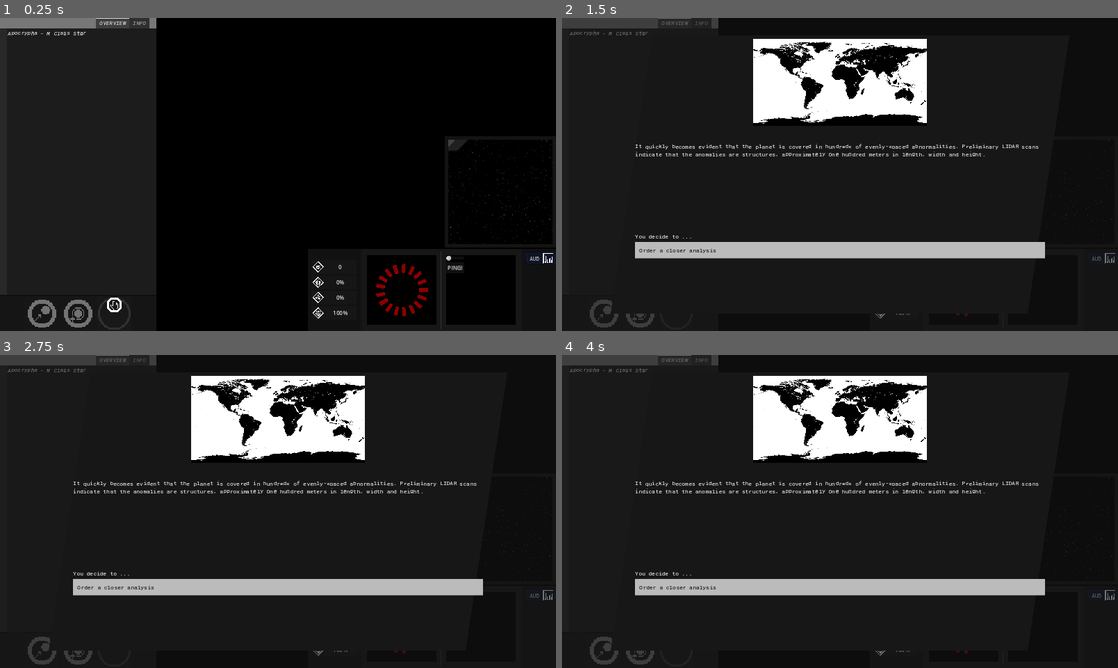
Above: before the commit, frames 1-4 (two rows, left to right).
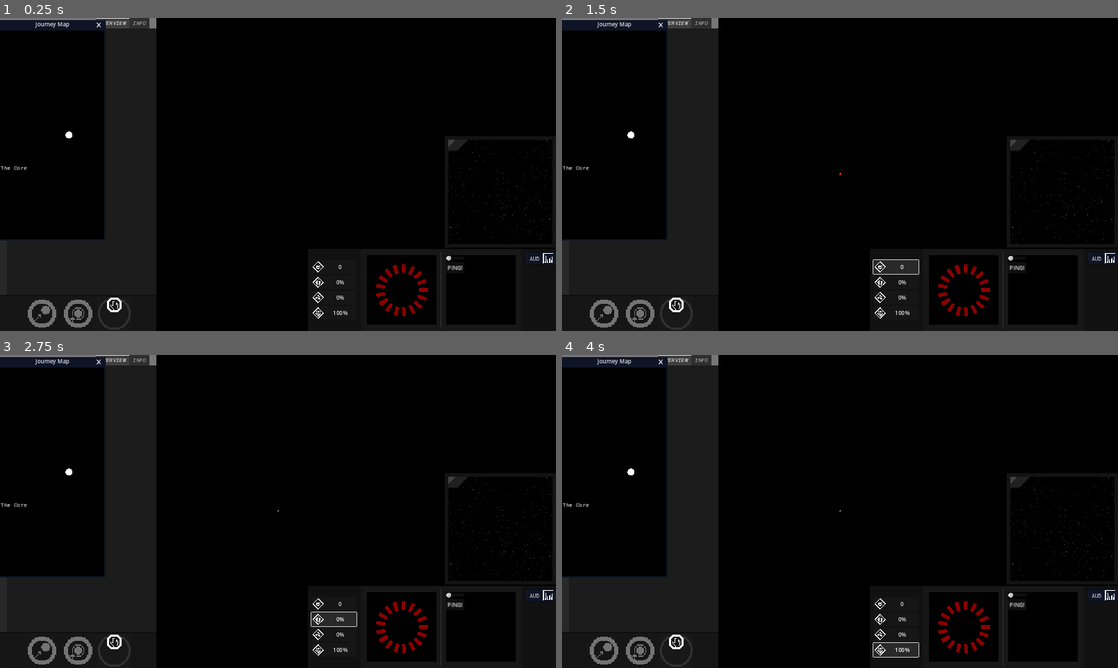
Above: after the commit, the same moments.

Repository: KermitGodFrog/Stellar-Cartography
Game: Godot game, scene res://Scenes/Game Master/gameMaster.tscn
The game is run twice, just before and just after one commit, with the same random seed, the same clock (stepped at 60 frames per second) and the same inputs. Sound files missing from this copy of the repository are replaced by a short silence.
Inputs (mouse positions are in pixels of both pictures, inside the frame that each line leads up to):
- Up to frame 1 (0.25 s): no input
- Up to frame 2 (1.5 s): click (678, 312) at 0.5 s; click (895, 268) at 1.25 s, where only the run after the commit has a clickable "0"
- Up to frame 3 (2.75 s): click (333, 617) at 2 s, where only the run after the commit has a clickable "0%"
- Up to frame 4 (4 s): click (895, 633) at 2.75 s, where only the run after the commit has a clickable "0%"; click (895, 649) at 3.5 s, where only the run after the commit has a clickable "100%"

The runs differ from the first frame. In frame 1, 13% of the frame differs, in the area x 0-19%, y 0-72%; in frame 2, 22%; in frame 3, 22%; in frame 4, 22%, in the area x 0-100%, y 0-99%.

Commit message:
Early Journey Map implementation - no way to open/close it currently.

Diff:
--- a/Scenes/Game/game.gd
+++ b/Scenes/Game/game.gd
@@ -9,6 +9,7 @@
 @onready var audio_visualizer = $audio_visualizer_window/audio_control
 @onready var station_ui = $station_window/station_control
 @onready var dialogue_manager = $dialogueManager
+@onready var journey_map = $journey_map_window/journey_map
 
 func createWorld():
 	world = worldAPI.new()
@@ -96,10 +97,10 @@
 	#new_query.add_tree_access("is_station_inhabited", false)
 	#get_tree().call_group("dialogueManager", "speak", self, new_query)
 
-	var new_query = responseQuery.new()
-	new_query.add("concept", "randomPAOpenDialog")
-	new_query.add_tree_access("planet_classification", "Terran")
-	get_tree().call_group("dialogueManager", "speak", self, new_query)
+	#var new_query = responseQuery.new()
+	#new_query.add("concept", "randomPAOpenDialog")
+	#new_query.add_tree_access("planet_classification", "Terran")
+	#get_tree().call_group("dialogueManager", "speak", self, new_query)
 	pass
 
 func _physics_process(delta):
@@ -311,6 +312,7 @@
 	barycenter_visualizer.system = to_system
 	system_3d.spawnBodies()
 	system_3d.reset_locked_body()
+	journey_map.add_new_system(world.player.systems_traversed)
 	return to_system
 
 func _on_locked_body_updated(body: bodyAPI):
--- a/Scenes/Game/game.tscn
+++ b/Scenes/Game/game.tscn
@@ -1,7 +1,8 @@
-[gd_scene load_steps=7 format=3 uid="uid://o18qlgh0vvwn"]
+[gd_scene load_steps=8 format=3 uid="uid://o18qlgh0vvwn"]
 
 [ext_resource type="Script" path="res://Scenes/Game/game.gd" id="1_mtv75"]
 [ext_resource type="PackedScene" uid="uid://bhroagne3v4wq" path="res://Scenes/System Map/system_map.tscn" id="2_jilbx"]
+[ext_resource type="PackedScene" uid="uid://dt0crabynqgvv" path="res://Scenes/Journey Map/journey_map.tscn" id="5_4mkmd"]
 [ext_resource type="PackedScene" uid="uid://dtbagvxj5to3" path="res://Scenes/Station UI/station_ui.tscn" id="6_g2s4t"]
 [ext_resource type="PackedScene" uid="uid://bwlfi3x5r51fo" path="res://Scenes/Audio Visualizer/audio_visualizer.tscn" id="7_uparo"]
 [ext_resource type="PackedScene" uid="uid://ckd75fjfh7urh" path="res://Data/Dialogue/dialogueManager.tscn" id="8_egtoq"]
@@ -17,6 +18,8 @@
 
 [node name="station_window" parent="." instance=ExtResource("6_g2s4t")]
 
+[node name="journey_map_window" parent="." instance=ExtResource("5_4mkmd")]
+
 [node name="interaction_cooldown" type="Timer" parent="."]
 wait_time = 2.0
 one_shot = true
--- /dev/null
+++ b/Scenes/Journey Map/camera.gd
@@ -0,0 +1,23 @@
+extends Camera2D
+
+var tracking: bool = false
+var aggregrate_vertical_change: int = 0
+
+func _unhandled_input(event):
+	if event is InputEventMouseButton:
+		if event.pressed and event.button_index == MOUSE_BUTTON_LEFT:
+			if not tracking:
+				tracking = true
+				var timer = get_tree().create_timer(0.25)
+				timer.connect("timeout", stop_tracking)
+	if event is InputEventMouseMotion:
+		if tracking:
+			aggregrate_vertical_change += event.relative.y
+	pass
+
+func stop_tracking():
+	position += Vector2(0,aggregrate_vertical_change)
+
+	tracking = false
+	aggregrate_vertical_change = 0
+	pass
--- /dev/null
+++ b/Scenes/Journey Map/journey_map.gd
@@ -0,0 +1,48 @@
+extends Node2D
+
+signal map_updated
+
+var systems_traversed: int = 0
+var systems: Array = []
+
+var label_font = preload("res://Graphics/Fonts/RobotoMono Medium.ttf")
+
+func _ready():
+	connect("map_updated", _on_map_updated)
+	pass
+
+
+
+
+
+func _draw():
+	for system in systems:
+		var system_array_pos = systems.rfind(system)
+
+		if (system_array_pos != 0):
+			draw_dashed_line(system, systems[system_array_pos - 1], Color.GRAY, 7.0, 7.0, true)
+
+		draw_circle(system, 10, Color.WHITE)
+
+	var lowest_pos = get_viewport_transform().x - get_viewport_transform().origin
+
+
+	draw_string(label_font, Vector2(lowest_pos.x,100), "The Core", HORIZONTAL_ALIGNMENT_CENTER, -1, 16)
+	draw_string(label_font, Vector2(lowest_pos.x,-1500), "The Frontier", HORIZONTAL_ALIGNMENT_CENTER, -1, 16)
+	draw_string(label_font, Vector2(lowest_pos.x,-2625), "The Abyss", HORIZONTAL_ALIGNMENT_CENTER, -1, 16)
+
+
+	pass
+
+func _on_map_updated():
+	queue_redraw()
+	pass
+
+
+
+
+func add_new_system(_systems_traversed: int):
+	systems_traversed = _systems_traversed
+	systems.append(Vector2(global_data.get_randi(-100,100), -(systems_traversed * 100)))
+	emit_signal("map_updated")
+	pass
--- /dev/null
+++ b/Scenes/Journey Map/journey_map.tscn
@@ -0,0 +1,19 @@
+[gd_scene load_steps=4 format=3 uid="uid://dt0crabynqgvv"]
+
+[ext_resource type="Theme" uid="uid://bxsxiysg4ln2k" path="res://Scenes/window_theme.tres" id="1_erjbd"]
+[ext_resource type="Script" path="res://Scenes/Journey Map/journey_map.gd" id="2_tyl8k"]
+[ext_resource type="Script" path="res://Scenes/Journey Map/camera.gd" id="3_bcqlh"]
+
+[node name="journey_map_window" type="Window"]
+disable_3d = true
+title = "Journey Map"
+position = Vector2i(0, 36)
+size = Vector2i(300, 600)
+theme = ExtResource("1_erjbd")
+
+[node name="journey_map" type="Node2D" parent="."]
+script = ExtResource("2_tyl8k")
+
+[node name="camera" type="Camera2D" parent="journey_map"]
+position_smoothing_enabled = true
+script = ExtResource("3_bcqlh")
Binary file added: Graphics/empty_frame.png
Not shown, added: Graphics/empty_frame.png.import
Binary file added: Graphics/space_whale_pod_frame.png
Not shown, added: Graphics/space_whale_pod_frame.png.import
Binary file added: Graphics/station_frame.png
Not shown, added: Graphics/station_frame.png.import
Not shown, changed: .DS_Store
Not shown, changed: Graphics/.DS_Store
